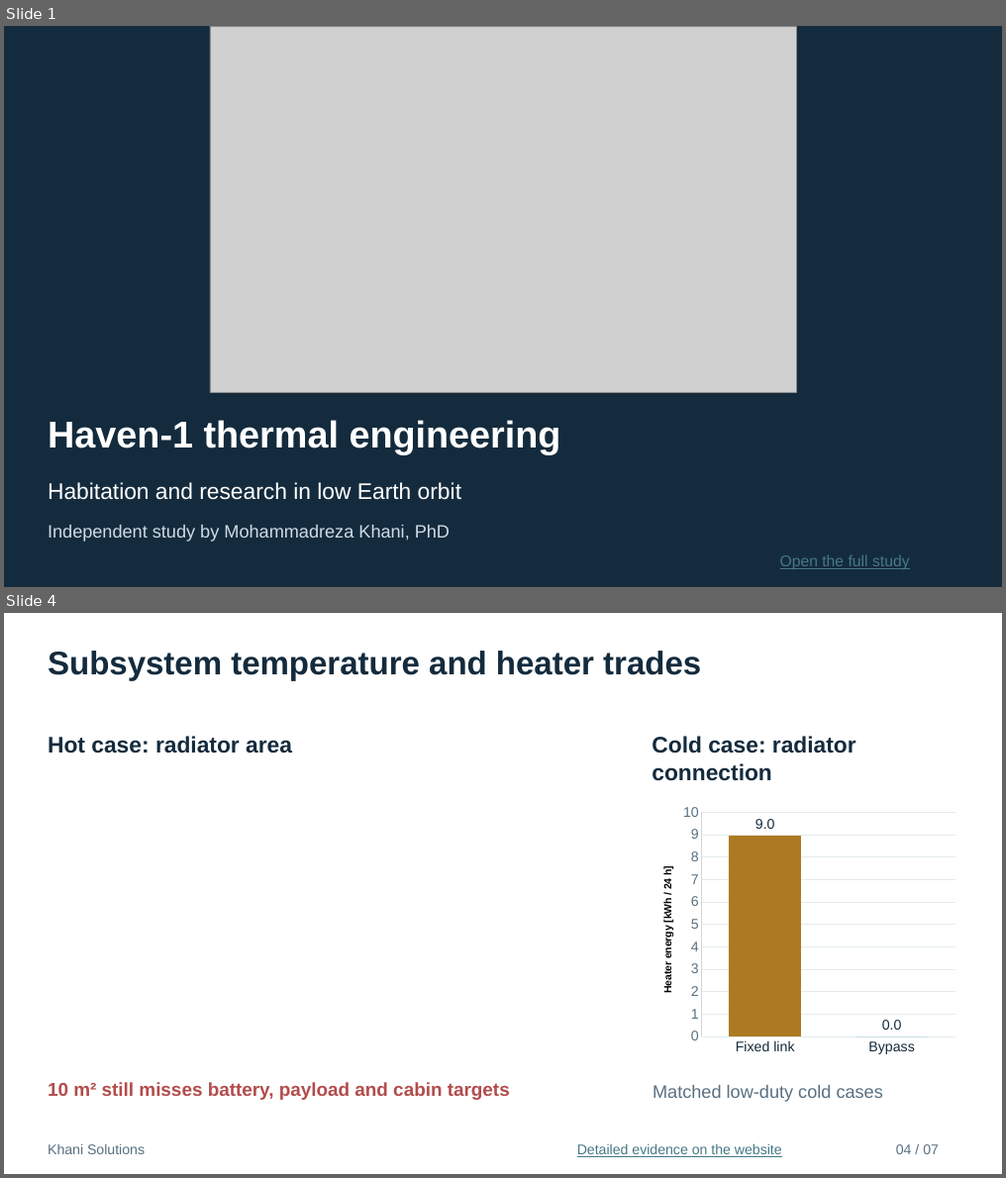
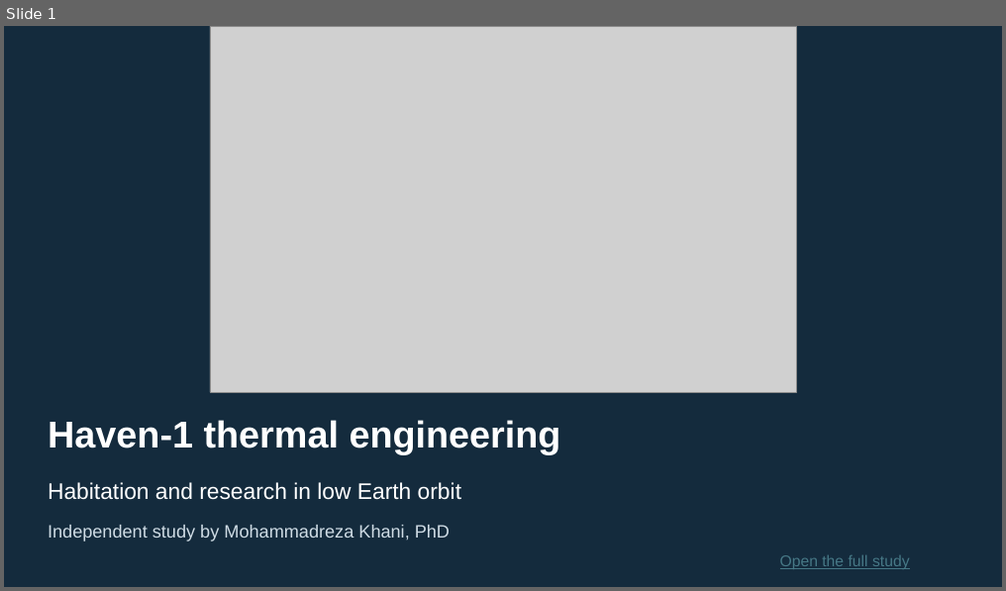
Before and after one commit to mrkhani88/khani-solutions-site, a slide deck: assets/studies/vast-haven-1/interview/Haven1_Thermal_Engineering_Interview.pptx. Shown one above the other, each under a label of ours: slides 1 and 4 before the commit, slide 1 after it; the slides between them are not shown. The pictures are 1006x1178 and 1006x591 pixels, drawn with LibreOffice and Linux fonts; fonts in the diff are those of the drawing; grey boxes stand for pictures. Boxes give left, top, right and bottom in pixels: in the first picture for what was removed or moved away, otherwise in the second. Text is boxed around its words. In the diff, an @@ line names an element or a change of style, - is before the commit and + after.

Commit message:
Connect Haven thermal CFD and FEM study and update ten-slide interview deck

```diff
--- a/assets/studies/vast-haven-1/interview/Haven1_Thermal_Engineering_Interview.pptx
+++ b/assets/studies/vast-haven-1/interview/Haven1_Thermal_Engineering_Interview.pptx
@@ slide 4 removed at (4,613,1002,1174), background #FFFFFF @@
@@ text removed at (48,651,701,681) @@
-Subsystem temperature and heater trades
@@ text removed at (48,736,292,754) @@
-Hot case: radiator area
@@ text removed at (651,736,856,781) @@
-Cold case: radiator connection
@@ column chart removed at (646,799,961,1060) @@
-categories: Fixed link, Bypass
-Series 1: 9, 0
@@ text removed at (48,1082,510,1100) @@
-10 m² still misses battery, payload and cabin targets
@@ text removed at (652,1085,883,1102) @@
-Matched low-duty cold cases
@@ text removed at (48,1144,145,1155) @@
-Khani Solutions
@@ text removed at (577,1144,782,1157) @@
-Detailed evidence on the website
@@ text removed at (896,1145,939,1155) @@
-04 / 07
```
Also in this commit, not shown: 2 slides changed, 7 slides added, 3 other slides removed, 23 other files.
